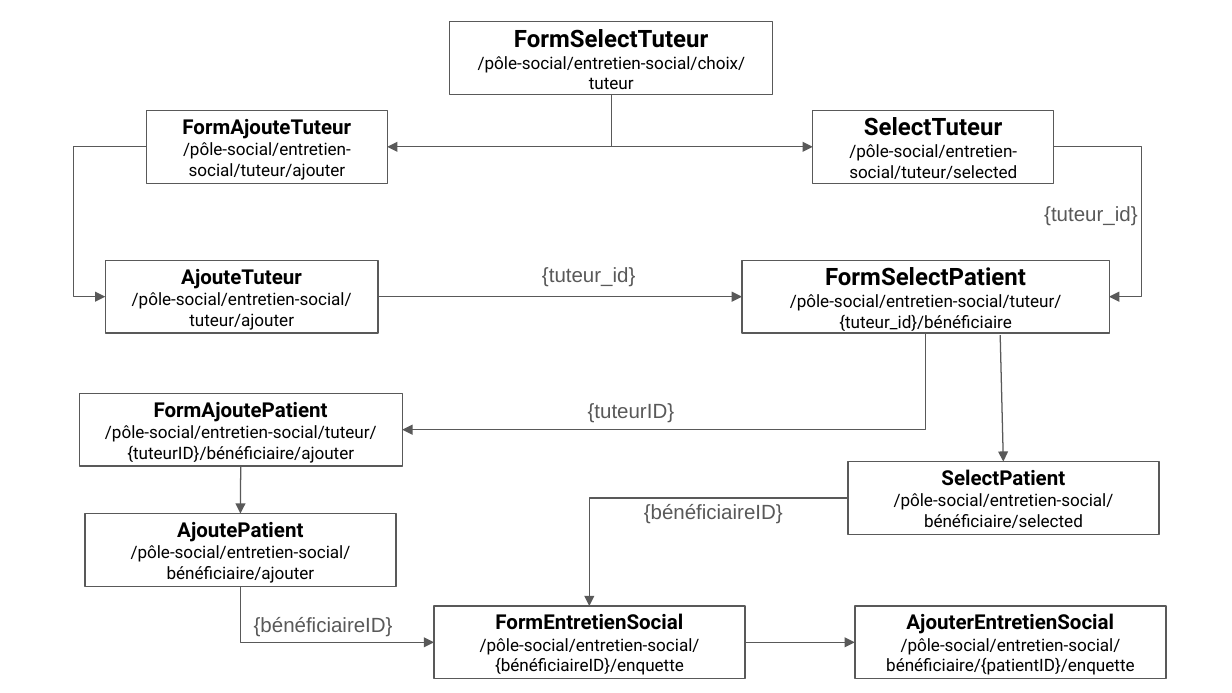
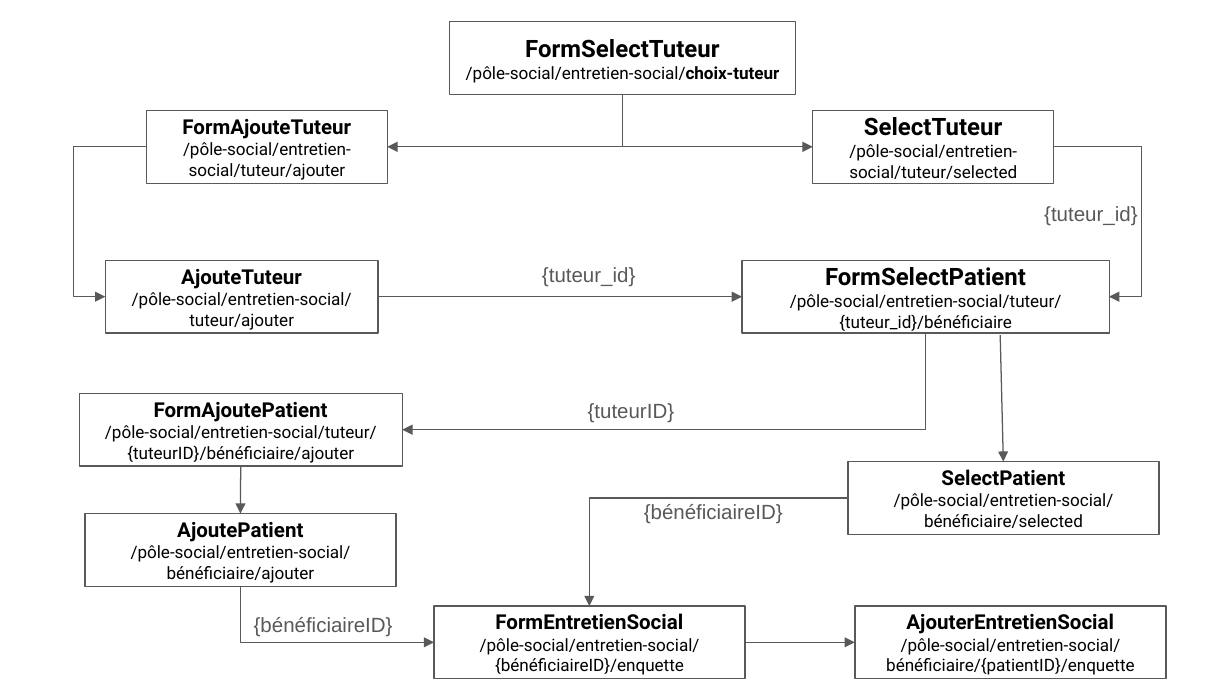
Before and after one commit to cnmh/conception, a slide deck: slide 1 of docs/schéma-navigation-service-social/images/Shema-navigation-service-social.pptx. Drawn at 1232x693 pixels with LibreOffice and Linux fonts; fonts in the diff are those of the drawing. Boxes give left, top, right and bottom in pixels: in the first picture for what was removed or moved away, otherwise in the second. Text is boxed around its words. In the diff, an @@ line names an element or a change of style, - is before the commit and + after.

Commit message:
edit images schéma-navigation-service-social

```diff
--- a/docs/schéma-navigation-service-social/images/Shema-navigation-service-social.pptx
+++ b/docs/schéma-navigation-service-social/images/Shema-navigation-service-social.pptx
@@ rectangle "FormSelectTuteur": place and size @@
-rectangle "FormSelectTuteur" at (450, 22, 772, 95)
+rectangle "FormSelectTuteur" at (450, 22, 796, 95)
@@ text in rectangle at (466, 66, 780, 83): text changed @@
-/pôle-social/entretien-social/choix/tuteur
+/pôle-social/entretien-social/choix-tuteur
@@ elbow arrow moved from (611, 95) - (387, 147) to (622, 95) - (387, 147) @@
@@ elbow arrow moved from (611, 95) - (813, 147) to (622, 95) - (813, 147) @@
```
Also in this commit, not shown: 1 other file.
